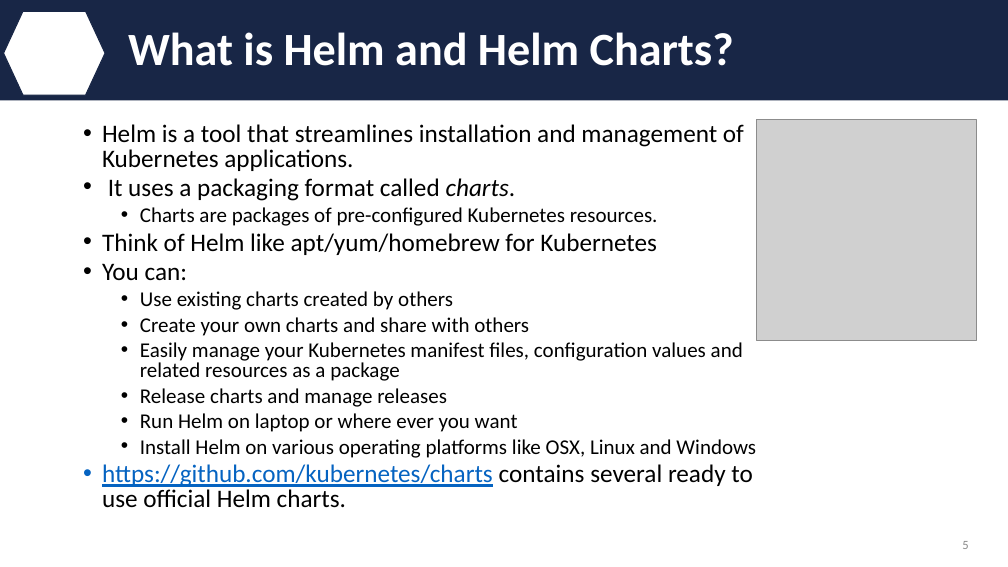
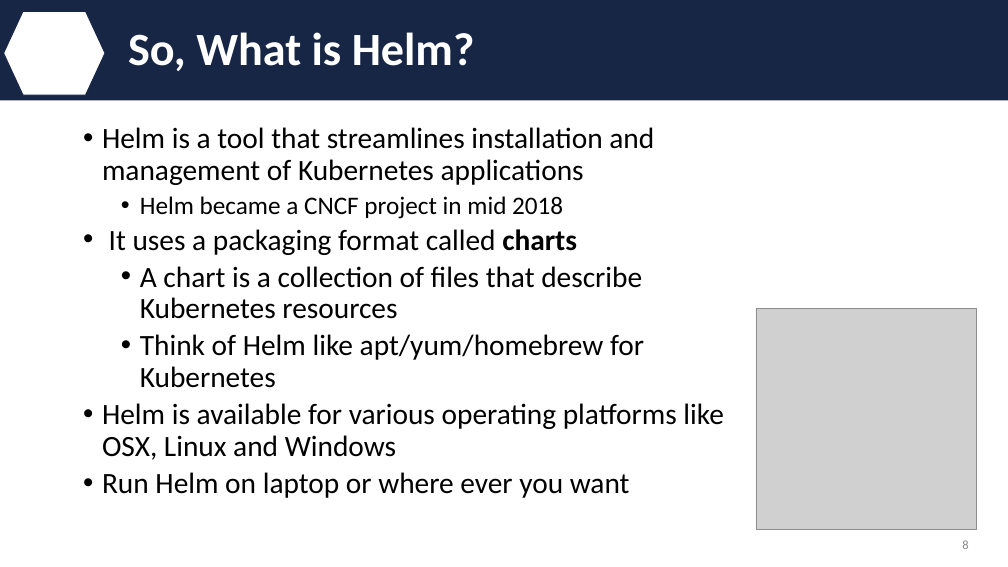
Before and after one commit to IBM/helm101, a slide deck: slide 8 of presentation/Helm.pptx (slide 5 before the commit). Drawn at 1008x567 pixels with LibreOffice and Linux fonts; fonts in the diff are those of the drawing; grey boxes stand for pictures; background and template pictures are left out. Boxes give left, top, right and bottom in pixels: in the first picture for what was removed or moved away, otherwise in the second. Text is boxed around its words. In the diff, an @@ line names an element or a change of style, - is before the commit and + after.

Commit message:
Updated presentation deck
Deck with a different flow and added content for Helm V3 changes.

```diff
--- a/presentation/Helm.pptx
+++ b/presentation/Helm.pptx
@@ title at <box>128,32,475,71</box>: text changed @@
-What is Helm and Helm Charts?
+So, What is Helm?
@@ text at <box>102,127,654,319</box>: text changed; size 24 to 28 pt @@
-  • Helm is a tool that streamlines installation and management of Kubernetes applications.
-  • It uses a packaging format called charts.
-    • Charts are packages of pre-configured Kubernetes resources.
+  • Helm is a tool that streamlines installation and management of Kubernetes applications
+    • Helm became a CNCF project in mid 2018
+  • It uses a packaging format called charts
+    • A chart is a collection of files that describe Kubernetes resources
@@ picture: place and size @@
-picture at <box>756,119,977,340</box>
+picture at <box>756,309,977,529</box>
@@ text at <box>102,334,644,498</box>: size 24 to 28 pt in "Think of Helm like apt/yum/homebrew for Kubernetes"; size 20 to 28 pt in "Run Helm on laptop or where ever ..."; list level 2 to 3 in "Think of Helm like apt/yum/homebrew ..."; line spacing 0.8 to 0.9; list level 3 to 2 in "Run Helm on laptop or ..." @@
@@ text at <box>102,403,723,460</box>: text changed; size 20 to 28 pt @@
-  • You can:
-    • Use existing charts created by others
-    • Create your own charts and share with others
-    • Easily manage your Kubernetes manifest files, configuration values and related resources as a package
-    • Release charts and manage releases
+  • Helm is available for various operating platforms like OSX, Linux and Windows
@@ text at <box>102,439,756,508</box>: paragraphs removed @@
-    • Install Helm on various operating platforms like OSX, Linux and Windows
-  • https://github.com/kubernetes/charts contains several ready to use official Helm charts.
@@ page number at <box>962,540,968,549</box>: text changed @@
-5
+8
```
Also in this commit, not shown: 15 other slides changed, 28 slides added, 2 slides removed.
